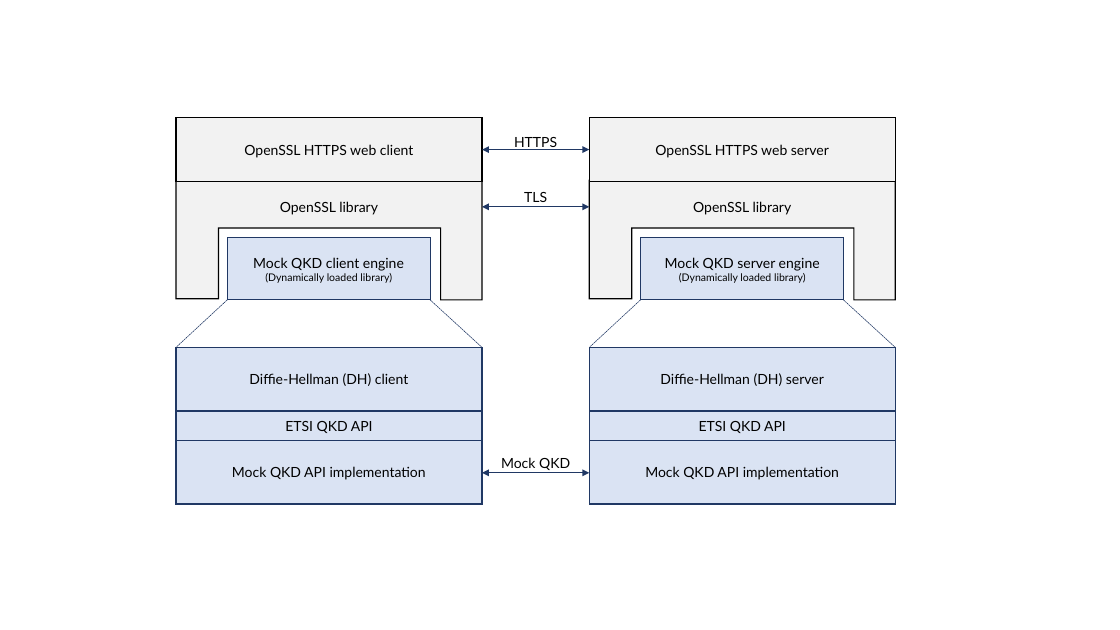
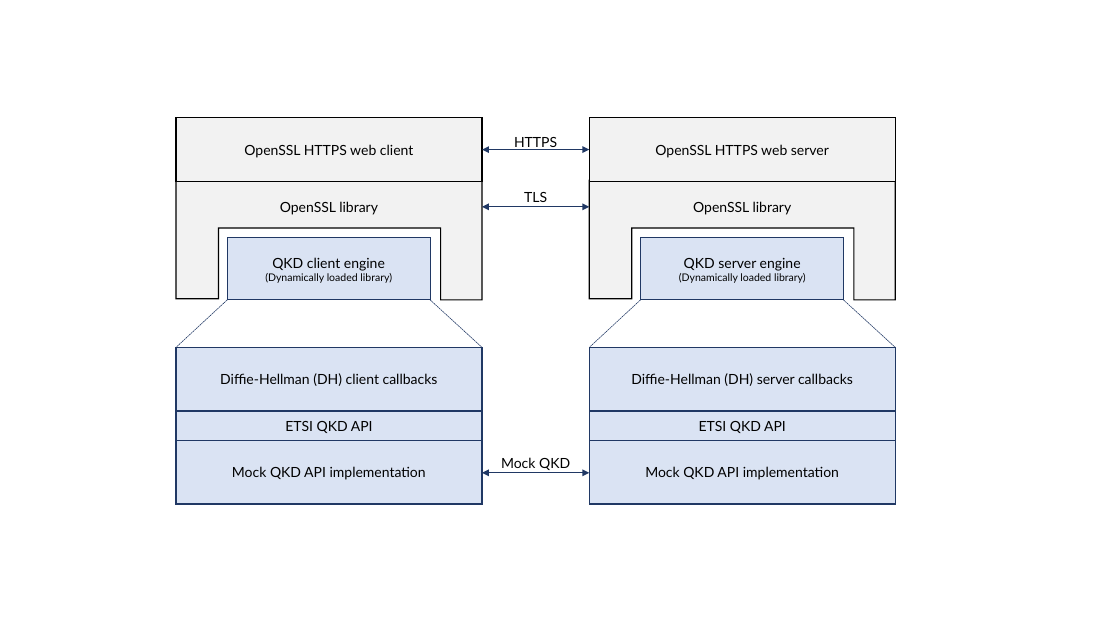
Before and after one commit to brunorijsman/openssl-qkd, a slide deck: slide 2 of figures/diagrams.pptx. Drawn at 1120x630 pixels with LibreOffice and Linux fonts; fonts in the diff are those of the drawing. Boxes give left, top, right and bottom in pixels: in the first picture for what was removed or moved away, otherwise in the second. Text is boxed around its words. In the diff, an @@ line names an element or a change of style, - is before the commit and + after.

```diff
--- a/figures/diagrams.pptx
+++ b/figures/diagrams.pptx
@@ text in rectangle at box(272, 257, 385, 271): text changed @@
-Mock QKD client engine
+QKD client engine
@@ text in rectangle at box(684, 258, 801, 271): text changed @@
-Mock QKD server engine
+QKD server engine
@@ text in rectangle at box(220, 373, 438, 386): text changed @@
-Diffie-Hellman (DH) client
+Diffie-Hellman (DH) client callbacks
@@ text in rectangle at box(631, 373, 853, 386): text changed @@
-Diffie-Hellman (DH) server
+Diffie-Hellman (DH) server callbacks
```
Also in this commit, not shown: 3 other slides changed.
